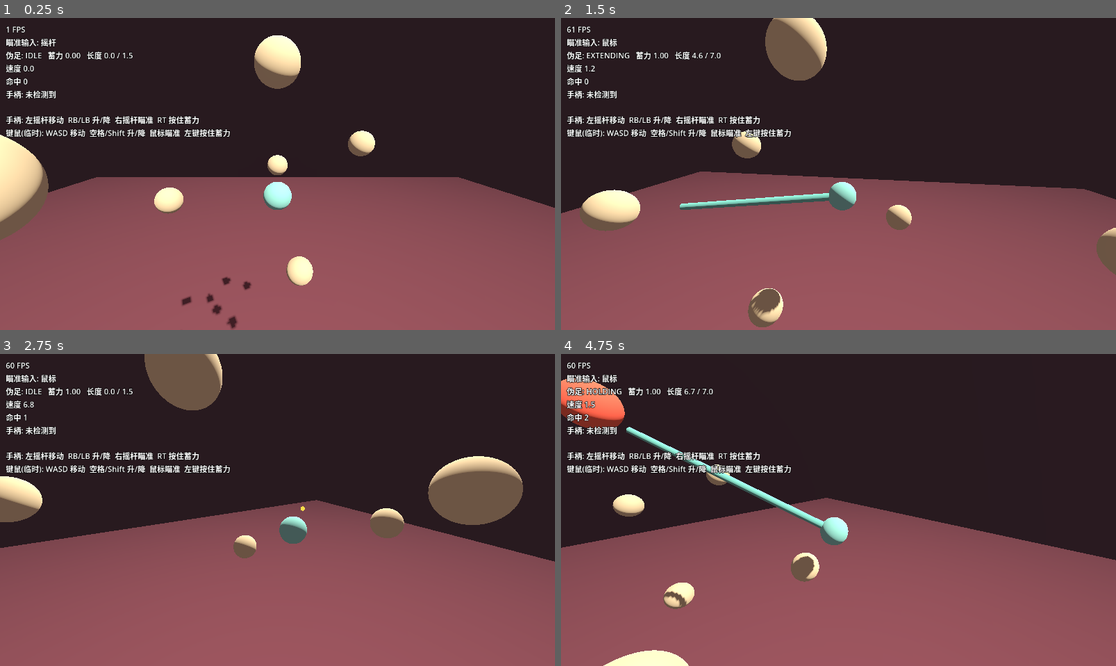
Above: before the commit, frames 1-4 (two rows, left to right).
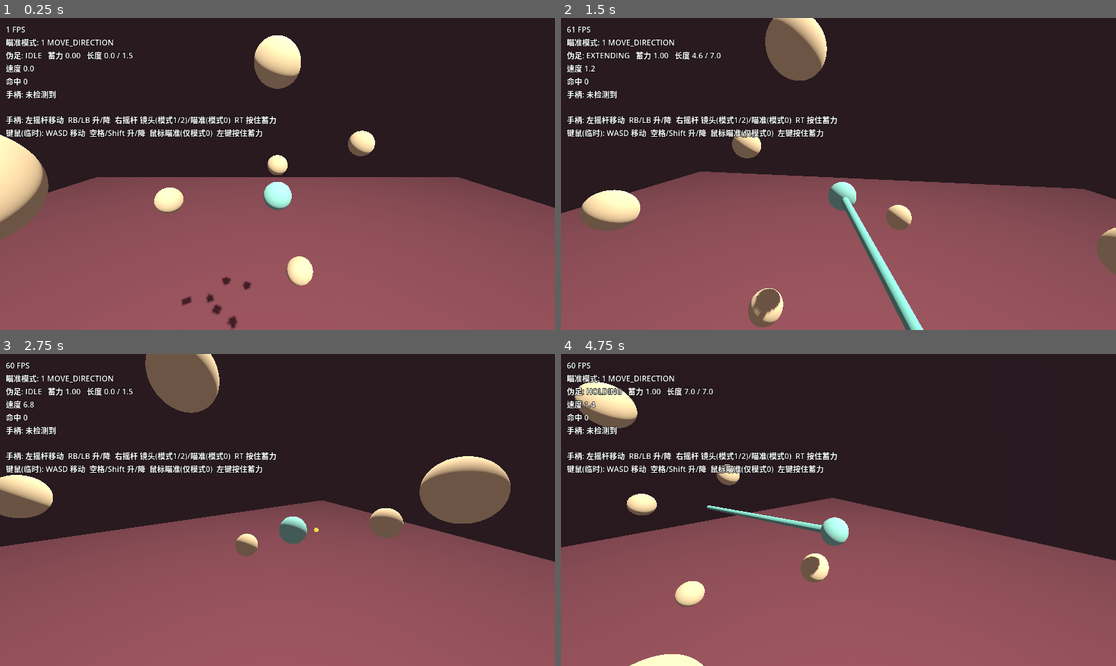
Above: after the commit, the same moments.

Repository: paddypasteur/cellgod
Game: Godot game, scene res://scenes/arena.tscn
Two runs of this game, one before a commit and one after it. Both use one fixed random seed, a clock stepped at 60 frames per second and the inputs below.
Inputs (mouse positions are in pixels of both pictures, inside the frame that each line leads up to):
- Up to frame 1 (0.25 s): no input
- Up to frame 2 (1.5 s): tap Enter at 0.5 s; move the mouse to (960, 158) at 0.52 s; press the mouse at (960, 158) at 0.53 s; hold D (move_right) 0.53-1.28 s; move the mouse to (727, 189) at 1.27 s; release the mouse at (727, 189) at 1.28 s; hold S (move_back) from 1.28 s (still down); click (727, 189) at 1.35 s
- Up to frame 3 (2.75 s): move the mouse to (333, 441) at 2.02 s; release S (move_back) at 2.03 s; press the mouse at (333, 441) at 2.03 s; hold D (move_right) from 2.03 s (still down)
- Up to frame 4 (4.75 s): move the mouse to (810, 572) at 2.77 s; release D (move_right) at 2.78 s; release the mouse at (810, 572) at 2.78 s; hold W (move_forward) 2.78-3.53 s; click (810, 572) at 2.85 s; move the mouse to (1005, 556) at 3.52 s; press the mouse at (1005, 556) at 3.53 s; hold A (move_left) from 3.53 s (still down); move the mouse to (672, 463) at 4.27 s; release the mouse at (672, 463) at 4.28 s; click (672, 463) at 4.35 s

The runs differ from the first frame. In frame 1, 0.9% of the frame differs, in the area x 3-50%, y 6-39%; in frame 2, 2.6%; in frame 3, 3.6%; in frame 4, 5.4%, in the area x 0-100%, y 6-100%.

Commit message:
攻击方向输入改为可切换的三种模式，右摇杆还给镜头
- Player.aim_mode：0 右摇杆瞄准 / 1 移动方向（默认）/ 2 镜头前方
- 模式 1/2 下右摇杆手动转镜头，松手后延迟恢复自动回正
- 移动与模式 1 瞄准共用同一份输入换算

Co-Authored-By: Claude Opus 5.5 <noreply@anthropic.com>

Diff:
--- a/scripts/autoload/input_setup.gd
+++ b/scripts/autoload/input_setup.gd
@@ -27,6 +27,12 @@
     _add_action(&"aim_right", [_joy_axis(JOY_AXIS_RIGHT_X, 1.0)])
     _add_action(&"aim_up", [_joy_axis(JOY_AXIS_RIGHT_Y, -1.0)])
     _add_action(&"aim_down", [_joy_axis(JOY_AXIS_RIGHT_Y, 1.0)])
+
+    # 和 aim_* 绑在同一根右摇杆上：主角瞄准模式决定由谁来读
+    _add_action(&"camera_left", [_joy_axis(JOY_AXIS_RIGHT_X, -1.0)])
+    _add_action(&"camera_right", [_joy_axis(JOY_AXIS_RIGHT_X, 1.0)])
+    _add_action(&"camera_up", [_joy_axis(JOY_AXIS_RIGHT_Y, -1.0)])
+    _add_action(&"camera_down", [_joy_axis(JOY_AXIS_RIGHT_Y, 1.0)])
 
     _add_action(&"pseudopod", [_mouse(MOUSE_BUTTON_LEFT), _joy_axis(JOY_AXIS_TRIGGER_RIGHT, 1.0)])
 
--- a/scripts/camera/follow_camera.gd
+++ b/scripts/camera/follow_camera.gd
@@ -1,6 +1,7 @@
 class_name FollowCamera
 extends Camera3D
-## 自动跟随镜头。右摇杆完全让给攻击，所以镜头不吃手动输入。
+## 跟随镜头。主角瞄准模式为 0（右摇杆瞄准）时纯自动跟随，右摇杆让给攻击；
+## 其他模式下右摇杆手动转镜头，松手一段时间后恢复自动回正。
 ## 铁律：永远不 roll。所有朝向都用 look_at(..., Vector3.UP) 生成，
 ## 俯仰角也夹在 ±80° 以内，避免接近竖直时 look_at 退化。
 
@@ -9,7 +10,7 @@
 @export_group("距离与角度")
 ## 镜头到注视点的距离
 @export var distance: float = 7.0
-## 俯仰角。负数 = 从上往下看
+## 初始俯仰角。负数 = 从上往下看。手动转镜头后以实际角度为准
 @export_range(-80.0, 80.0) var pitch_deg: float = -15.0
 ## 注视点比主角高多少。越大主角越靠画面下方，上方视野越多
 @export var look_height_offset: float = 0.8
@@ -22,13 +23,31 @@
 ## 水平速度低于此值时不回正，避免微小移动带着镜头乱转
 @export var yaw_follow_min_speed: float = 1.5
 
+@export_group("右摇杆手动控制")
+## 水平转动速度（度/秒，摇杆推满时）
+@export var stick_yaw_speed_deg: float = 180.0
+## 俯仰转动速度（度/秒，摇杆推满时）
+@export var stick_pitch_speed_deg: float = 90.0
+## 反转上下
+@export var invert_pitch: bool = false
+## 手动俯仰的下限/上限（度）。整体还会再夹在 ±80° 内防止 look_at 退化
+@export_range(-80.0, 80.0) var pitch_min_deg: float = -60.0
+@export_range(-80.0, 80.0) var pitch_max_deg: float = 40.0
+## 右摇杆死区
+@export_range(0.0, 0.9) var stick_deadzone: float = 0.2
+## 松开右摇杆多久后，自动回正才重新生效（秒）。避免刚转好的镜头被立刻拉回去
+@export var auto_follow_resume_delay: float = 1.0
+
 var _yaw: float = 0.0
+var _pitch_deg: float = 0.0
 var _pivot: Vector3 = Vector3.ZERO
+var _manual_cooldown: float = 0.0
 
 
 func _ready() -> void:
     var f: Vector3 = -global_basis.z
     _yaw = atan2(-f.x, -f.z)
+    _pitch_deg = pitch_deg
     if target != null:
         _pivot = target.global_position
     _apply()
@@ -40,12 +59,33 @@
     if target == null:
         return
     _pivot = _pivot.lerp(target.global_position, 1.0 - exp(-position_follow_rate * delta))
+    _update_manual(delta)
     _update_yaw(delta)
     _apply()
 
 
+func _manual_enabled() -> bool:
+    var player := target as Player
+    return player == null or player.aim_mode != Player.AimMode.RIGHT_STICK
+
+
+func _update_manual(delta: float) -> void:
+    _manual_cooldown = maxf(_manual_cooldown - delta, 0.0)
+    if not _manual_enabled():
+        return
+    var stick: Vector2 = Input.get_vector(&"camera_left", &"camera_right", &"camera_down", &"camera_up", stick_deadzone)
+    if stick == Vector2.ZERO:
+        return
+    _manual_cooldown = auto_follow_resume_delay
+    # 摇杆往右推 = 镜头往右看 = yaw 减小（yaw 正方向是从上往下看逆时针）
+    _yaw -= deg_to_rad(stick_yaw_speed_deg) * stick.x * delta
+    var pitch_sign: float = -1.0 if invert_pitch else 1.0
+    _pitch_deg += stick_pitch_speed_deg * stick.y * pitch_sign * delta
+    _pitch_deg = clampf(_pitch_deg, pitch_min_deg, pitch_max_deg)
+
+
 func _update_yaw(delta: float) -> void:
-    if yaw_follow_rate <= 0.0:
+    if yaw_follow_rate <= 0.0 or _manual_cooldown > 0.0:
         return
     var v: Vector3 = target.velocity
     v.y = 0.0
@@ -61,7 +101,7 @@
 
 
 func _apply() -> void:
-    var pitch: float = deg_to_rad(clampf(pitch_deg, -80.0, 80.0))
+    var pitch: float = deg_to_rad(clampf(_pitch_deg, -80.0, 80.0))
     var orbit: Basis = Basis(Vector3.UP, _yaw) * Basis(Vector3.RIGHT, pitch)
     var look_point: Vector3 = _pivot + Vector3.UP * look_height_offset
     global_position = look_point + orbit * Vector3(0.0, 0.0, distance)
--- a/scripts/player/player.gd
+++ b/scripts/player/player.gd
@@ -7,6 +7,13 @@
 signal hit_landed(target: Node, charge: float)
 
 enum PodState { IDLE, CHARGING, EXTENDING, HOLDING, RETRACTING }
+
+## 攻击方向的输入方案。方案未定，三种都保留，运行时在检查器里切换对比
+enum AimMode {
+    RIGHT_STICK,     ## 0 = 右摇杆/鼠标瞄准，镜头不吃右摇杆
+    MOVE_DIRECTION,  ## 1 = 朝移动输入的方向，回中时朝镜头前方
+    CAMERA_FORWARD,  ## 2 = 永远朝镜头前方（传统类魂）
+}
 
 @export_group("移动")
 ## 最大悬浮速度（米/秒）
@@ -19,7 +26,10 @@
 @export_range(0.0, 2.0) var vertical_speed_scale: float = 0.8
 
 @export_group("瞄准")
-## 右摇杆（或鼠标偏移）推满时，攻击方向偏离"水平前方"多少度。
+## 攻击方向由什么决定。运行中可在远程检查器里改，下一帧生效。
+## 选 0 时右摇杆归瞄准；选 1/2 时右摇杆归镜头
+@export var aim_mode: AimMode = AimMode.MOVE_DIRECTION
+## （模式 0）右摇杆（或鼠标偏移）推满时，攻击方向偏离"水平前方"多少度。
 ## 90 = 推满指向正侧/正上/正下；180 = 推满指向正后方。
 ## 这是把二维摇杆映射到三维方向的临时方案，方案本身未定。
 @export_range(30.0, 180.0) var aim_max_tilt_deg: float = 120.0
@@ -137,6 +147,27 @@
 # ---------------------------------------------------------------- 瞄准
 
 func _update_aim() -> void:
+    var raw_dir: Vector3
+    match aim_mode:
+        AimMode.RIGHT_STICK:
+            raw_dir = _right_stick_aim()
+        AimMode.MOVE_DIRECTION:
+            raw_dir = _move_direction_aim()
+        _:
+            raw_dir = _camera_flat_forward()
+    _aim_dir = _apply_aim_assist(raw_dir, body_radius + _current_reach_length())
+
+
+## 模式 1：上升/下降键也算移动输入，所以能朝斜上、正下方出伪足
+func _move_direction_aim() -> Vector3:
+    var dir: Vector3 = _move_input_world(1.0)
+    if dir.length_squared() < 0.0001:
+        return _camera_flat_forward()
+    return dir.normalized()
+
+
+## 模式 0
+func _right_stick_aim() -> Vector3:
     var stick: Vector2 = Input.get_vector(&"aim_left", &"aim_right", &"aim_down", &"aim_up", aim_stick_deadzone)
     if stick != Vector2.ZERO:
         _aim_from_mouse = false
@@ -147,9 +178,7 @@
         stick = Vector2.ZERO
     else:
         stick = _last_stick
-
-    var raw_dir: Vector3 = _stick_to_world(stick)
-    _aim_dir = _apply_aim_assist(raw_dir, body_radius + _current_reach_length())
+    return _stick_to_world(stick)
 
 
 ## 把鼠标相对主角屏幕位置的偏移换算成"虚拟摇杆"，这样键鼠和手柄共用同一套映射
@@ -327,19 +356,23 @@
 # ---------------------------------------------------------------- 移动
 
 func _update_movement(delta: float) -> void:
+    var wish: Vector3 = _move_input_world(vertical_speed_scale).limit_length(1.0)
+    var target_velocity: Vector3 = wish * max_speed * _move_scale()
+    var rate: float = acceleration if wish.length_squared() > 0.0001 else deceleration
+    velocity = velocity.lerp(target_velocity, 1.0 - exp(-rate * delta))
+
+    move_and_slide()
+    _apply_arena_bounds()
+
+
+## 移动输入换算到世界空间（相对镜头水平朝向），未归一化。
+## 移动和模式 1 的瞄准共用这一份换算，保证"往哪走"和"往哪打"完全一致
+func _move_input_world(vertical_scale: float) -> Vector3:
     var fwd: Vector3 = _camera_flat_forward()
     var right: Vector3 = fwd.cross(Vector3.UP).normalized()
     var planar: Vector2 = Input.get_vector(&"move_left", &"move_right", &"move_forward", &"move_back")
     var vertical: float = Input.get_axis(&"move_down", &"move_up")
-
-    var wish: Vector3 = right * planar.x - fwd * planar.y + Vector3.UP * vertical * vertical_speed_scale
-    wish = wish.limit_length(1.0)
-    var target_velocity: Vector3 = wish * max_speed * _move_scale()
-    var rate: float = acceleration if wish.length_squared() > 0.0001 else deceleration
-    velocity = velocity.lerp(target_velocity, 1.0 - exp(-rate * delta))
-
-    move_and_slide()
-    _apply_arena_bounds()
+    return right * planar.x - fwd * planar.y + Vector3.UP * vertical * vertical_scale
 
 
 func _move_scale() -> float:
@@ -418,8 +451,13 @@
 func get_debug_text() -> String:
     var state_name: String = PodState.keys()[_pod_state]
     var charge: float = _current_charge() if _pod_state == PodState.CHARGING else _attack_charge
-    return "瞄准输入: %s\n伪足: %s   蓄力 %.2f   长度 %.1f / %.1f\n速度 %.1f" % [
-        "鼠标" if _aim_from_mouse else "摇杆",
+    var source: String = ""
+    if aim_mode == AimMode.RIGHT_STICK:
+        source = "（鼠标）" if _aim_from_mouse else "（摇杆）"
+    return "瞄准模式: %d %s%s\n伪足: %s   蓄力 %.2f   长度 %.1f / %.1f\n速度 %.1f" % [
+        aim_mode,
+        AimMode.keys()[aim_mode],
+        source,
         state_name,
         charge,
         _pod_length,
--- a/scripts/ui/debug_overlay.gd
+++ b/scripts/ui/debug_overlay.gd
@@ -23,8 +23,8 @@
         text += player.get_debug_text() + "\n"
     text += "命中 %d\n" % _hits
     text += _joypad_text() + "\n\n"
-    text += "手柄: 左摇杆移动  RB/LB 升/降  右摇杆瞄准  RT 按住蓄力\n"
-    text += "键鼠(临时): WASD 移动  空格/Shift 升/降  鼠标瞄准  左键按住蓄力"
+    text += "手柄: 左摇杆移动  RB/LB 升/降  右摇杆 镜头(模式1/2)/瞄准(模式0)  RT 按住蓄力\n"
+    text += "键鼠(临时): WASD 移动  空格/Shift 升/降  鼠标瞄准(仅模式0)  左键按住蓄力"
     _label.text = text
 
 
